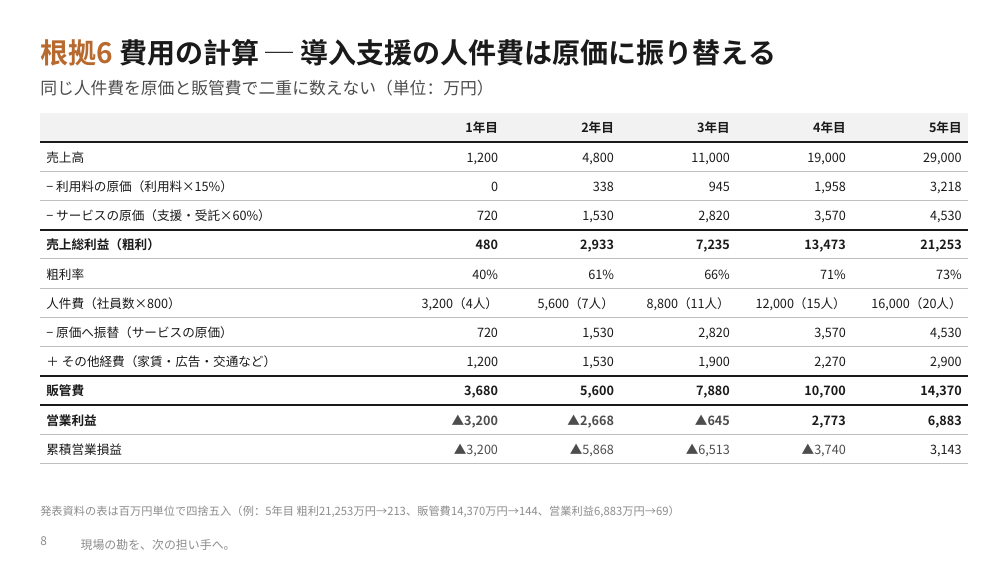
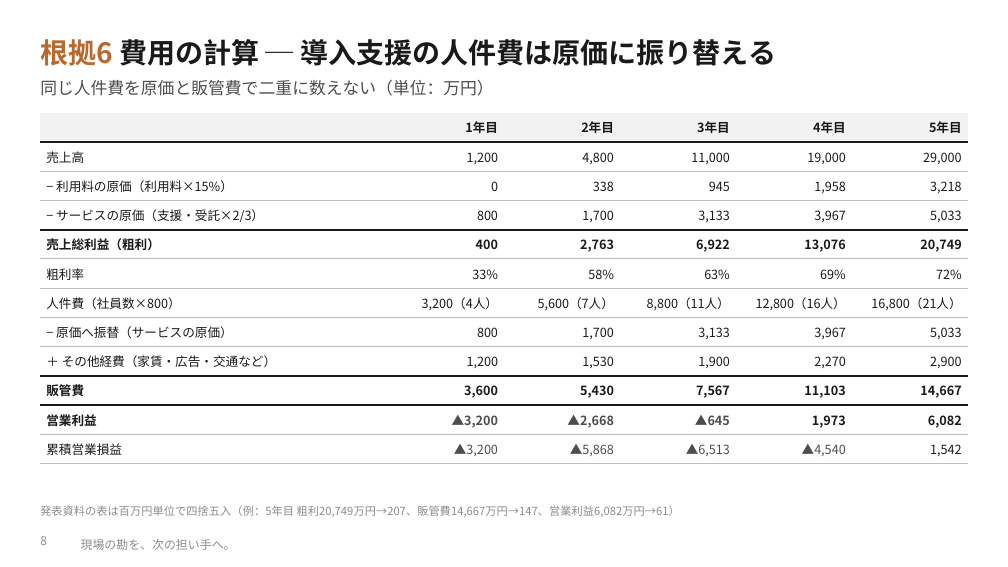
Before and after one commit to SEITOSHIKI/-ai-commute-audio-, a slide deck: slide 8 of deck/カンツギ_事業計画書_理論武装版.pptx. Drawn at 1008x567 pixels with LibreOffice and Linux fonts; fonts in the diff are those of the drawing; background and template pictures are left out. Boxes give left, top, right and bottom in pixels: in the first picture for what was removed or moved away, otherwise in the second. Text is boxed around its words. In the diff, an @@ line names an element or a change of style, - is before the commit and + after.

```diff
--- a/deck/カンツギ_事業計画書_理論武装版.pptx
+++ b/deck/カンツギ_事業計画書_理論武装版.pptx
@@ table at (40, 113, 968, 460) @@
-row 4: − サービスの原価（支援・受託×60%） | 720 | 1,530 | 2,820 | 3,570 | 4,530
+row 4: − サービスの原価（支援・受託×2/3） | 800 | 1,700 | 3,133 | 3,967 | 5,033
-row 5: 売上総利益（粗利） | 480 | 2,933 | 7,235 | 13,473 | 21,253
+row 5: 売上総利益（粗利） | 400 | 2,763 | 6,922 | 13,076 | 20,749
-row 6: 粗利率 | 40% | 61% | 66% | 71% | 73%
+row 6: 粗利率 | 33% | 58% | 63% | 69% | 72%
-row 7, column 5: 12,000（15人）
+row 7, column 5: 12,800（16人）
-row 7, column 6: 16,000（20人）
+row 7, column 6: 16,800（21人）
-row 8: − 原価へ振替（サービスの原価） | 720 | 1,530 | 2,820 | 3,570 | 4,530
+row 8: − 原価へ振替（サービスの原価） | 800 | 1,700 | 3,133 | 3,967 | 5,033
-row 10: 販管費 | 3,680 | 5,600 | 7,880 | 10,700 | 14,370
+row 10: 販管費 | 3,600 | 5,430 | 7,567 | 11,103 | 14,667
-row 11, column 5: 2,773
+row 11, column 5: 1,973
-row 11, column 6: 6,883
+row 11, column 6: 6,082
-row 12, column 5: ▲3,740
+row 12, column 5: ▲4,540
-row 12, column 6: 3,143
+row 12, column 6: 1,542
@@ text at (40, 505, 680, 517): text changed @@
-発表資料の表は百万円単位で四捨五入（例：5年目 粗利21,253万円→213、販管費14,370万円→144、営業利益6,883万円→69）
+発表資料の表は百万円単位で四捨五入（例：5年目 粗利20,749万円→207、販管費14,667万円→147、営業利益6,082万円→61）
```
Also in this commit, not shown: 8 other slides changed, 1 slide added, 13 other files.
